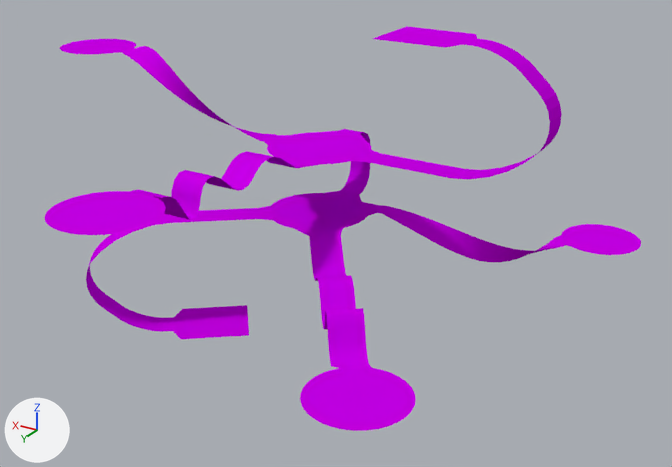
The Blender file scenes/phone-bank.blend as it was, and as the next commit left it.
Both versions are drawn from a 50 mm lens placed at (-31.0, 49.5, 18.9), pointed at (-2.0, 1.2, -5.3). Every picture has the same lights, and +X, +Y and +Z are marked at lower left.

Names of what the first picture shows: 'WalkMesh'.
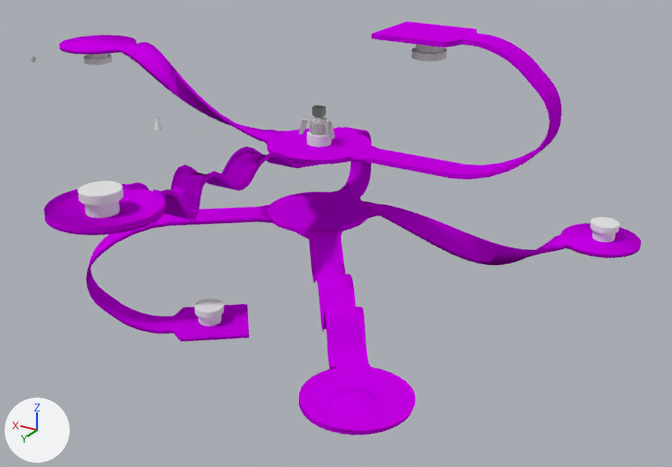
Edits to the bpy script that builds the scene:
```text
Change me_walkmesh:
    used by ob_walkmesh; location = (0.0, 0.0, 0.0)
    remove me_walkmesh.from_pydata(...)  # 802 vertices, 447 faces, 4 loose edges; spans x -18.2..23.8, y -17.2..22.2, z -12.5..8.0
    add me_walkmesh.from_pydata(...)  # 850 vertices, 455 faces, 4 loose edges; spans x -18.2..23.8, y -17.2..22.2, z -12.5..8.0
    me_walkmesh part 1
    1 face is deleted
    8 vertices are added at x 20.3..22.1, y -2.9..-1.2, z 4.0
    2 new faces join them, smooth
    me_walkmesh part 2
    5 faces are deleted
    32 vertices are added at x -16.3..0.9, y -15.4..20.6, z -8.5..8.0
    8 new faces join them, smooth
    2 new faces join them
    me_walkmesh part 3
    4 faces are deleted
    8 vertices are added at x 5.2..7.2, y 3.7..5.9, z -12.5
    6 new faces join them
Change ob_cylinder_001:
    remove ob_cylinder_001.hide_set(True)
Change ob_central_001:
    remove ob_central_001.hide_set(True)  # its collection is switched off
Change ob_player_left:
    remove ob_player_left.hide_set(True)  # its collection is switched off
Change ob_player_right:
    remove ob_player_right.hide_set(True)  # its collection is switched off
Change ob_leglow02:
    remove ob_leglow02.hide_set(True)  # its collection is switched off
Change ob_leglow01:
    remove ob_leglow01.hide_set(True)  # its collection is switched off
Change ob_leglow03:
    remove ob_leglow03.hide_set(True)  # its collection is switched off
Change ob_destination_003:
    remove ob_destination_003.hide_set(True)  # its collection is switched off
Change ob_destination_001:
    remove ob_destination_001.hide_set(True)  # its collection is switched off
Change ob_destination_002:
    remove ob_destination_002.hide_set(True)  # its collection is switched off
Change ob_central_002:
    remove ob_central_002.hide_set(True)  # its collection is switched off
Change ob_legup02:
    remove ob_legup02.hide_set(True)  # its collection is switched off
Change ob_legup01:
    remove ob_legup01.hide_set(True)  # its collection is switched off
Change ob_legup03:
    remove ob_legup03.hide_set(True)  # its collection is switched off
Change ob_destination_006:
    remove ob_destination_006.hide_set(True)  # its collection is switched off
Change ob_destination_004:
    remove ob_destination_004.hide_set(True)  # its collection is switched off
Change ob_ladder:
    remove ob_ladder.hide_set(True)  # its collection is switched off
```

Boxes (x1, y1, x2, y2) around the edits, measured in the pictures (672 x 467 px; the box of a moved part takes in the faces that stretch with it):
'LegLow02', shown
    after: (44, 146, 321, 233)
'LegLow03', shown (pink)
    after: (351, 21, 562, 179)
'LegUp03', shown
    after: (86, 205, 272, 342)
'LegUp01', shown
    after: (363, 201, 641, 265)
'Central.002', shown
    after: (267, 192, 369, 231)
'LegLow01', shown
    after: (59, 35, 287, 144)
'LegUp02', shown
    after: (293, 227, 412, 435)
'Central.001', shown
    after: (267, 128, 371, 164)
'Destination.002', shown
    after: (78, 181, 124, 218)
'Destination.006', shown
    after: (194, 298, 224, 326)
'Destination.004', shown
    after: (590, 217, 620, 242)
'Destination.003', shown
    after: (411, 44, 447, 61)
'Player_left', shown
    after: (299, 105, 335, 140)
'Ladder', shown
    after: (333, 127, 372, 198)
'Destination.001', shown
    after: (84, 54, 112, 65)
'Cylinder.001', shown
    after: (307, 131, 332, 147)
'Player_right', shown
    after: (310, 123, 327, 135)
part 1 of me_walkmesh, built on (pink)
    before: (60, 39, 136, 54)
part 2 of me_walkmesh, built on
    before: (44, 29, 641, 431)
    after: (44, 211, 641, 431)
part 3 of me_walkmesh, moved or reshaped
    before: (181, 305, 249, 339)
    after: (181, 335, 248, 339)
